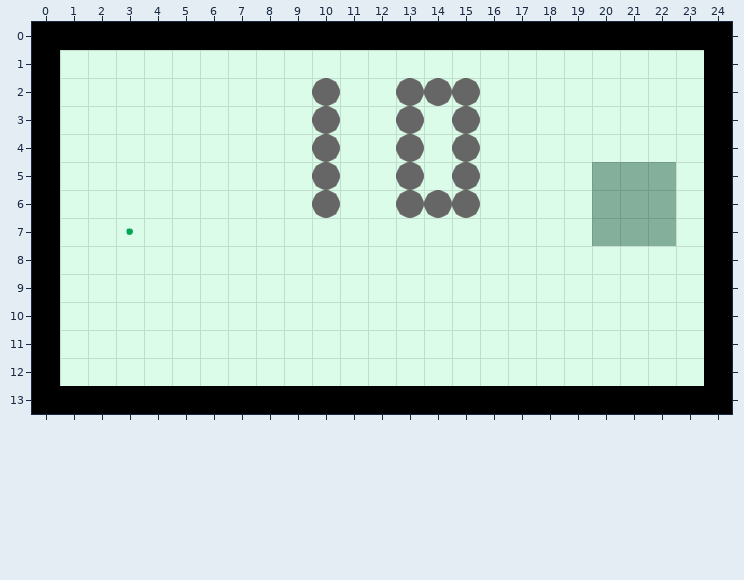
Two versions of a level (Tiled map, res/tilemaps/synth10.tmx). The picture above was drawn from the file before the commit.
Cells are 32x32 px. Shown: x 0..24, y 0..13.
After the commit:
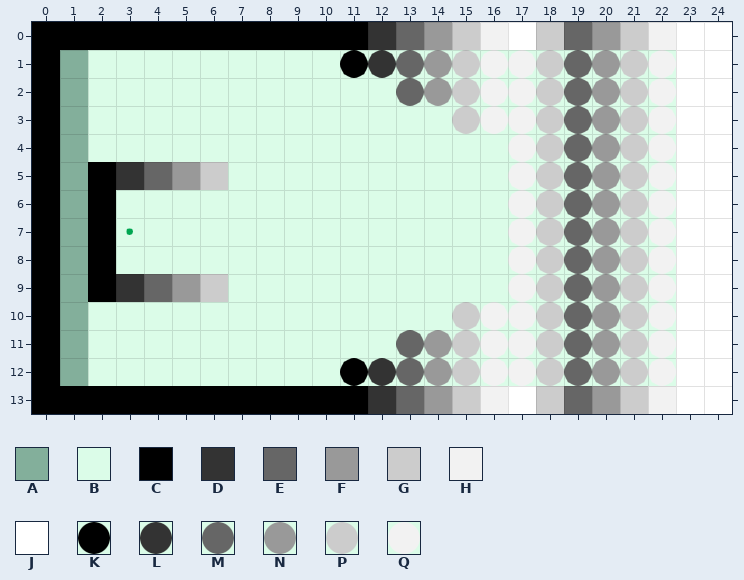
Key: from "foreground2": A 0, B 1, C 18, D 19, E 20, F 21, G 22, H 23, J 24, K 36, L 37, M 38, N 39, P 40, Q 41.
_ is an empty cell, . an unchanged one.
The exact change:
--- layer "physics"
@@ x 1..24 @@
- 0 ...........CCCCCCCCCCCCC
- 1 B.........BBBBBBBBBBBBBC
- 2 B........M...MMBBBBBBBBC
- 3 B........M..M.MBBBBBBBBC
- 4 B........M..M.M.BBBBBBBC
- 5 BBBBBB...M..M.M.BBBAAABC
- 6 BB.......M..MMM.BBBAAABC
- 7 BB..............BBBAAABC
- 8 BB..............BBBBBBBC
- 9 BBBBBB..........BBBBBBBC
-10 B.............BBBBBBBBBC
-11 B...........BBBBBBBBBBBC
-12 B.........BBBBBBBBBBBBBC
-13 ...........CCCCCCCCCCCCC
+ 0 ...........DEFGHJGEFGHJJ
+ 1 A.........KLMNPQQPMNPQJJ
+ 2 A........B...NPQQPMNPQJJ
+ 3 A........B..B.PQQPMNPQJJ
+ 4 A........B..B.B.QPMNPQJJ
+ 5 ACDEFG...B..B.B.QPMNPQJJ
+ 6 AC.......B..BBB.QPMNPQJJ
+ 7 AC..............QPMNPQJJ
+ 8 AC..............QPMNPQJJ
+ 9 ACDEFG..........QPMNPQJJ
+10 A.............PQQPMNPQJJ
+11 A...........MNPQQPMNPQJJ
+12 A.........KLMNPQQPMNPQJJ
+13 ...........DEFGHJGEFGHJJ
Where, in picture pixels (left, top, right, bottom), the same in both pictures:
changed: (312, 22, 732, 414)
changed: (60, 50, 228, 386)
